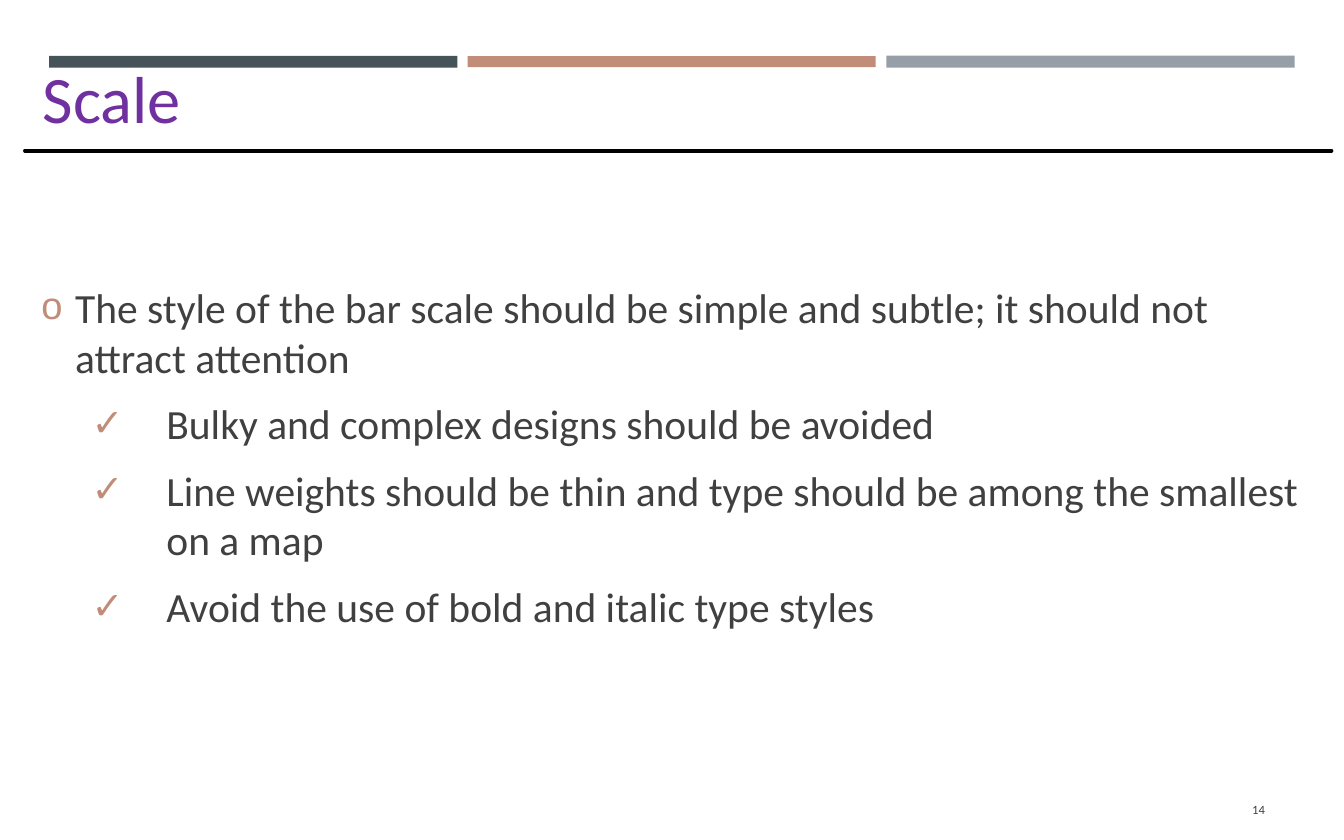
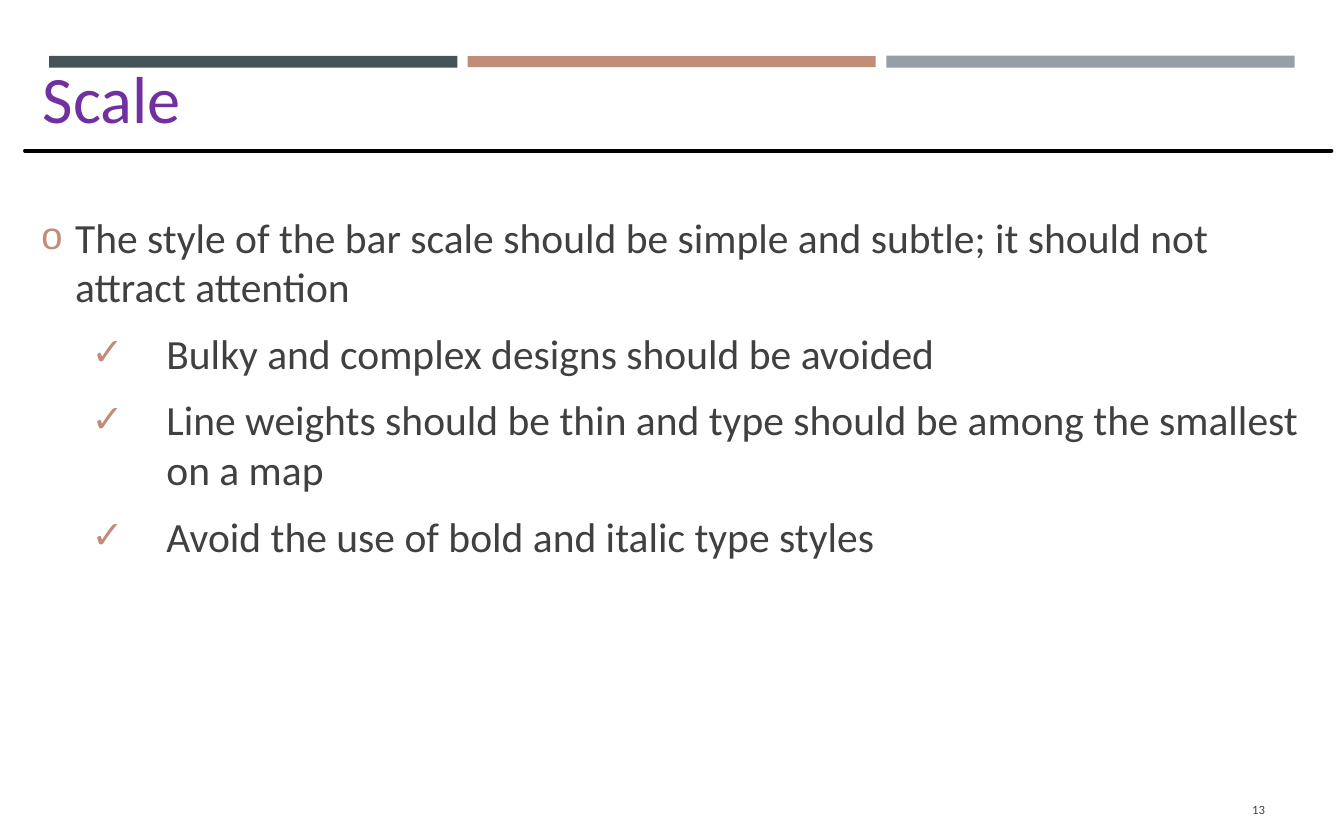
Before and after one commit to gisynw/GIS_I, a slide deck: slide 13 of docs/Lectures/Week07/Lecture07_GEOG2475_Thursday.pptx (slide 14 before the commit). Drawn at 1344x840 pixels with LibreOffice and Linux fonts; fonts in the diff are those of the drawing. Boxes give left, top, right and bottom in pixels: in the first picture for what was removed or moved away, otherwise in the second. Text is boxed around its words. In the diff, an @@ line names an element or a change of style, - is before the commit and + after.

```diff
--- a/docs/Lectures/Week07/Lecture07_GEOG2475_Thursday.pptx
+++ b/docs/Lectures/Week07/Lecture07_GEOG2475_Thursday.pptx
@@ text "The style of the bar ...": place and size @@
-text "The style of the bar ..." at box(75, 294, 1298, 629)
+text "The style of the bar ..." at box(75, 224, 1298, 559)
@@ page number at box(1252, 806, 1265, 814): text changed @@
-14
+13
```
Also in this commit, not shown: 11 other slides changed, 3 slides removed.
